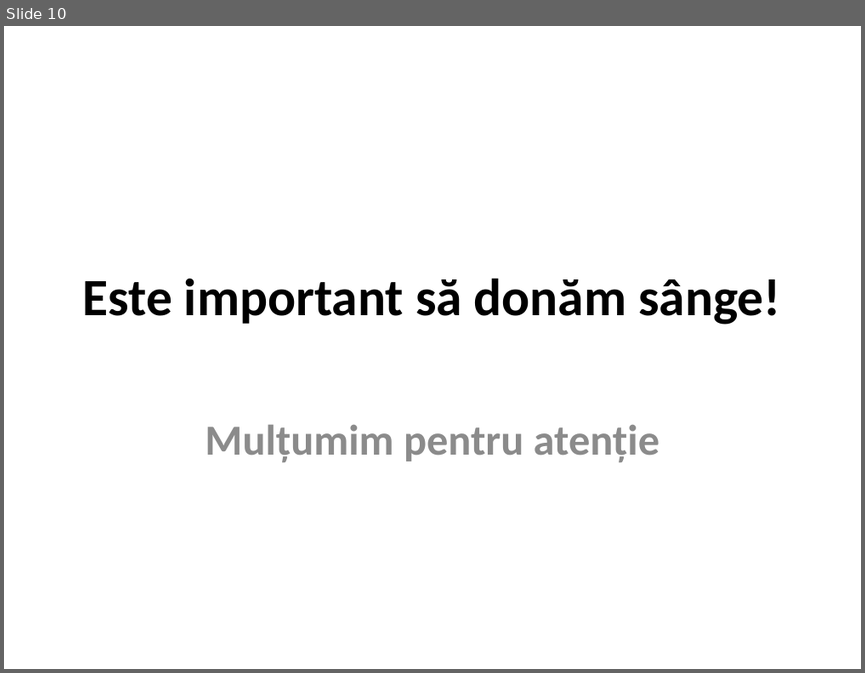
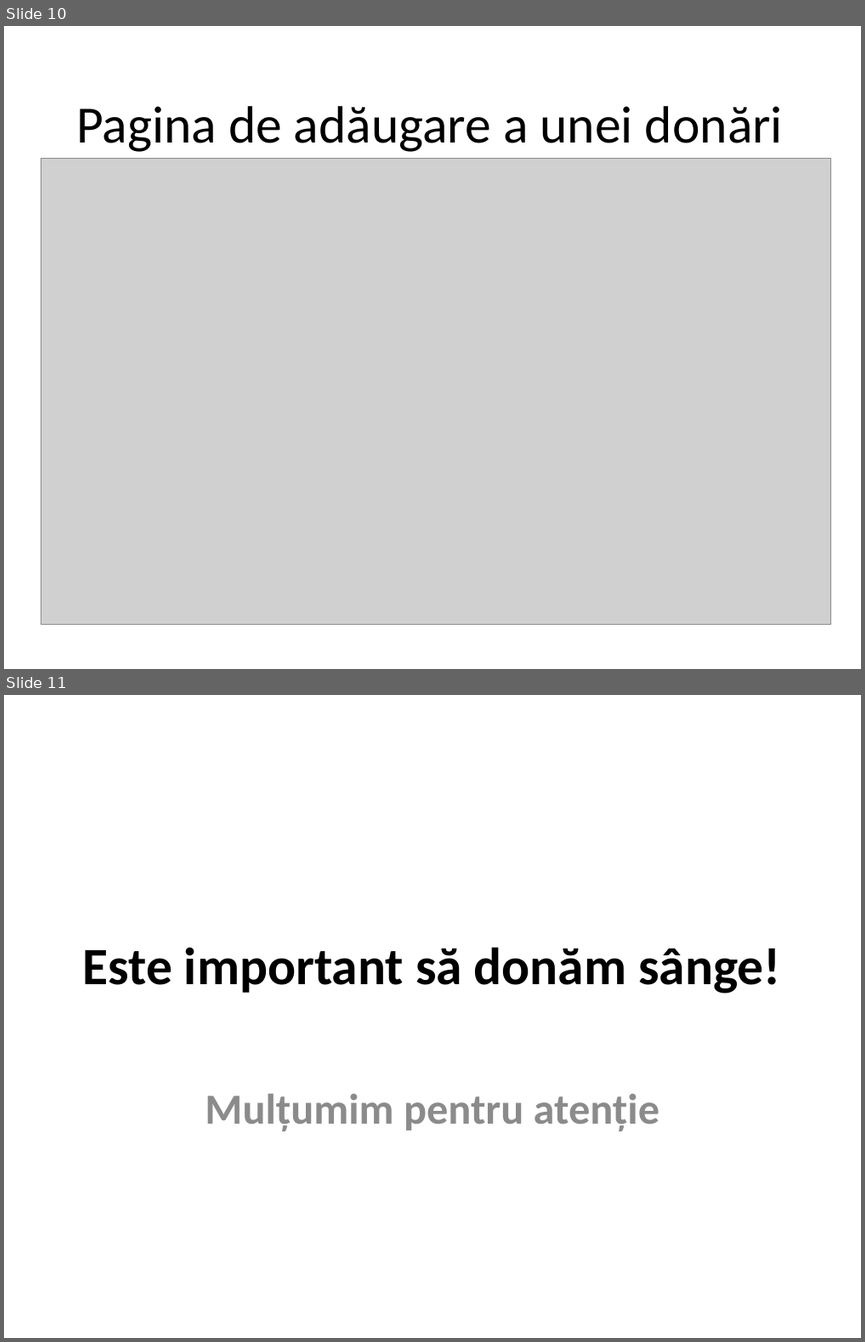
Before and after one commit to laurentiu-neciu23/blood-donors-project, a slide deck: Prezentare-Donator de sange.pptx. Shown one above the other, each under a label of ours: slide 10 before the commit, slides 10 and 11 after it. The pictures are 865x673 and 865x1342 pixels, drawn with LibreOffice and Linux fonts; fonts in the diff are those of the drawing; grey boxes stand for pictures; background and template pictures are left out. Boxes give left, top, right and bottom in pixels: in the first picture for what was removed or moved away, otherwise in the second. Text is boxed around its words. In the diff, an @@ line names an element or a change of style, - is before the commit and + after.

```diff
--- a/Prezentare-Donator de sange.pptx
+++ b/Prezentare-Donator de sange.pptx
@@ slide 10 added at [4, 26, 861, 669], background picture (left out) @@
@@ title added at [76, 106, 783, 152], 44 pt, text #000000 @@
+Pagina de adăugare a unei donări
@@ picture added at [41, 159, 830, 624] @@
@@ what was slide 10 is now slide 11 @@
```
